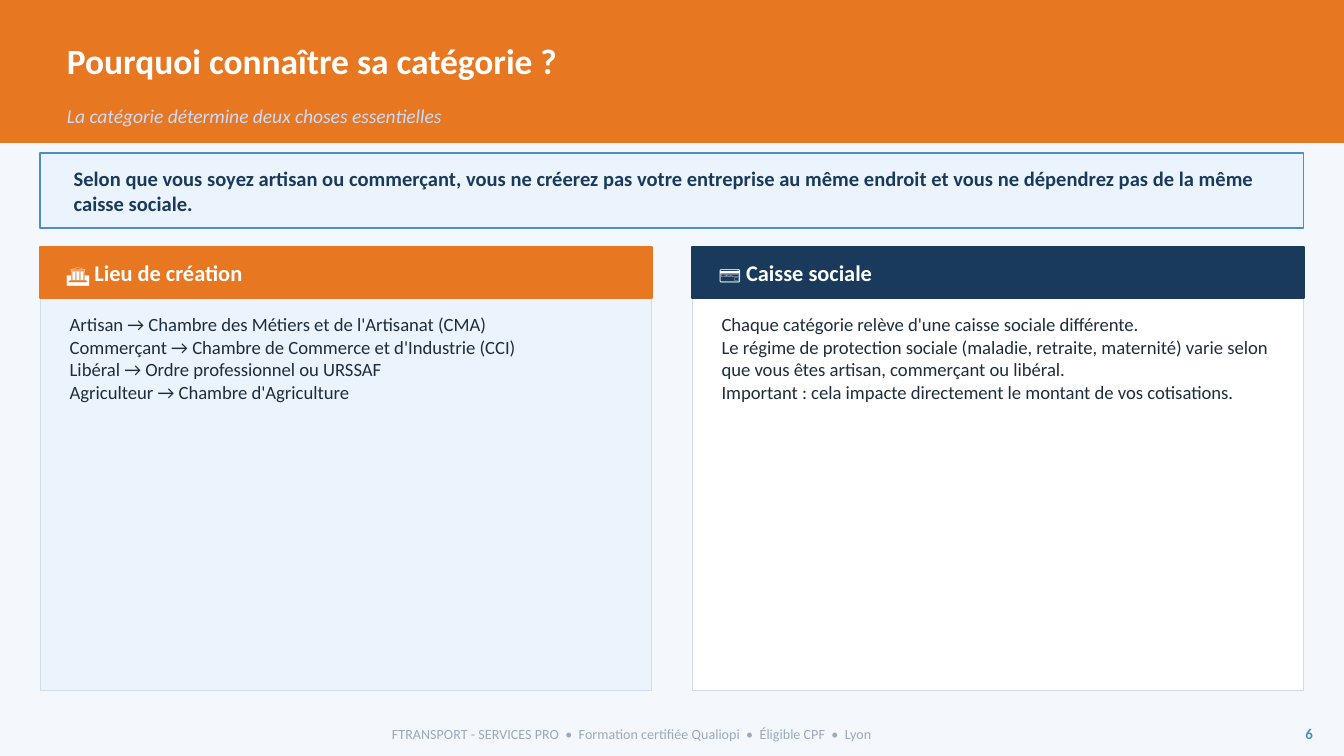
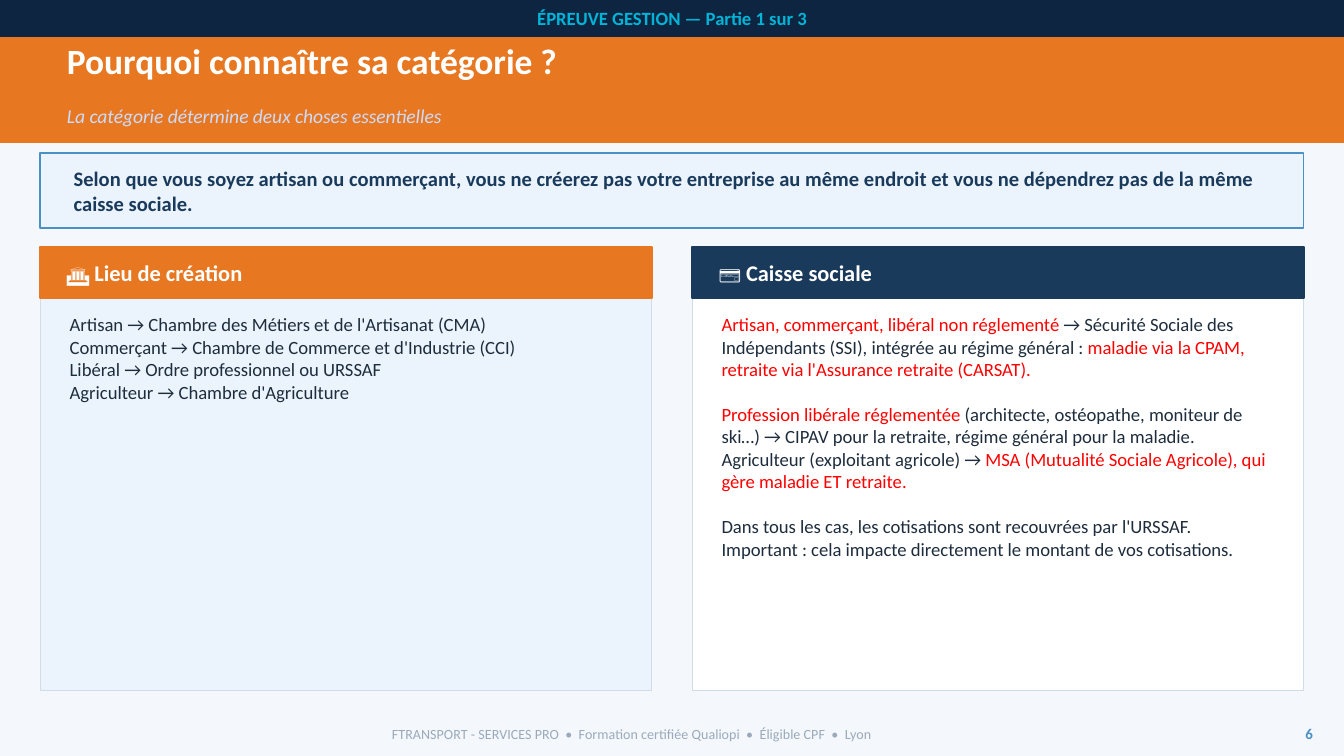
Before and after one commit to nanouf69/insight-learn-manage, a slide deck: slide 6 of public/cours/vtc/B_Gestion_partie_1.pptx. Drawn at 1344x756 pixels with LibreOffice and Linux fonts; fonts in the diff are those of the drawing. Boxes give left, top, right and bottom in pixels: in the first picture for what was removed or moved away, otherwise in the second. Text is boxed around its words. In the diff, an @@ line names an element or a change of style, - is before the commit and + after.

```diff
--- a/public/cours/vtc/B_Gestion_partie_1.pptx
+++ b/public/cours/vtc/B_Gestion_partie_1.pptx
@@ rectangle added at (0, 0, 1344, 38), fill #0D2540, 10 pt, text #00B4D8, bold @@
+ÉPREUVE GESTION — Partie 1 sur 3
@@ text at (722, 318, 1266, 536): text changed @@
-Chaque catégorie relève d'une caisse sociale différente.
-Le régime de protection sociale (maladie, retraite, maternité) varie selon que vous êtes artisan, commerçant ou libéral.
+Artisan, commerçant, libéral non réglementé → Sécurité Sociale des Indépendants (SSI), intégrée au régime général : maladie via la CPAM, retraite via l'Assurance retraite (CARSAT).
+Profession libérale réglementée (architecte, ostéopathe, moniteur de ski…) → CIPAV pour la retraite, régime général pour la maladie.
+Agriculteur (exploitant agricole) → MSA (Mutualité Sociale Agricole), qui gère maladie ET retraite.
+Dans tous les cas, les cotisations sont recouvrées par l'URSSAF.
```
Also in this commit, not shown: 25 other slides changed, 11 slides added, 2 other files.
